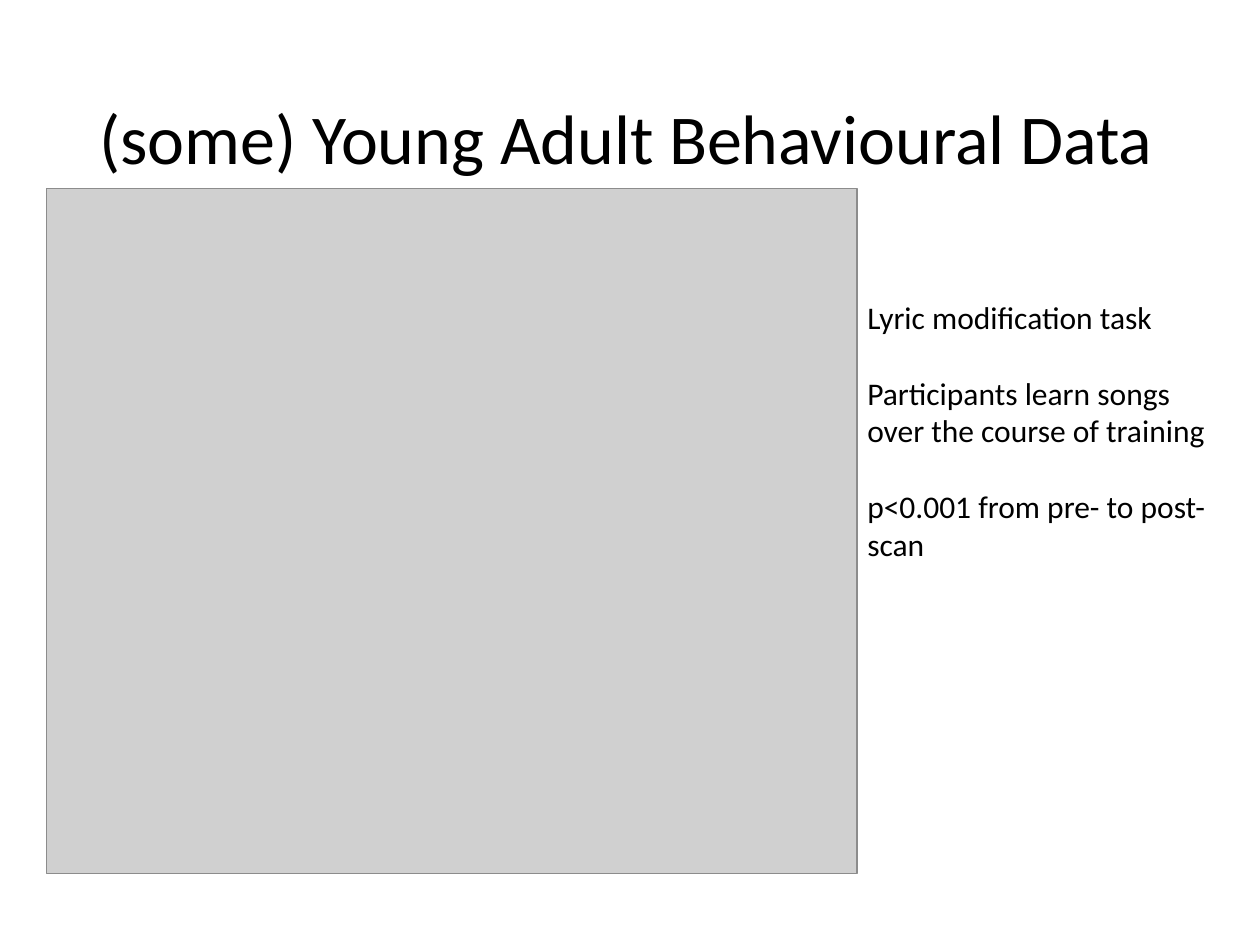
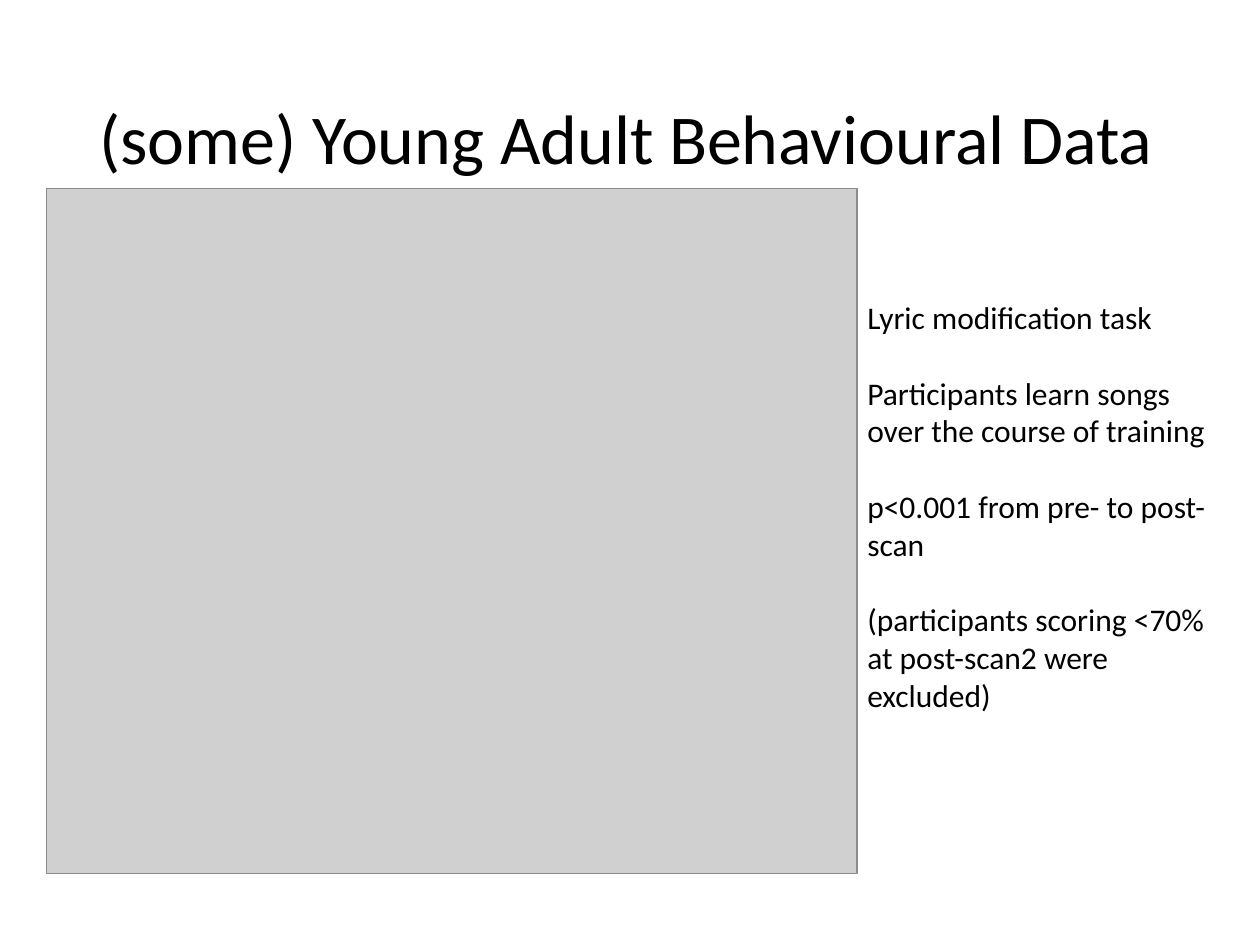
Before and after one commit to asternin/PhDProject, a slide deck: slide 11 of Meetings/2019.06.04-CommitteeMeeting.pptx. Drawn at 1260x945 pixels with LibreOffice and Linux fonts; fonts in the diff are those of the drawing; grey boxes stand for pictures. Boxes give left, top, right and bottom in pixels: in the first picture for what was removed or moved away, otherwise in the second. Text is boxed around its words. In the diff, an @@ line names an element or a change of style, - is before the commit and + after.

```diff
--- a/Meetings/2019.06.04-CommitteeMeeting.pptx
+++ b/Meetings/2019.06.04-CommitteeMeeting.pptx
@@ text at bbox=[867, 608, 1204, 711]: paragraph added @@
+(participants scoring <70% at post-scan2 were excluded)
```
Also in this commit, not shown: 9 other slides changed, 1 slide added, 5 other files.
